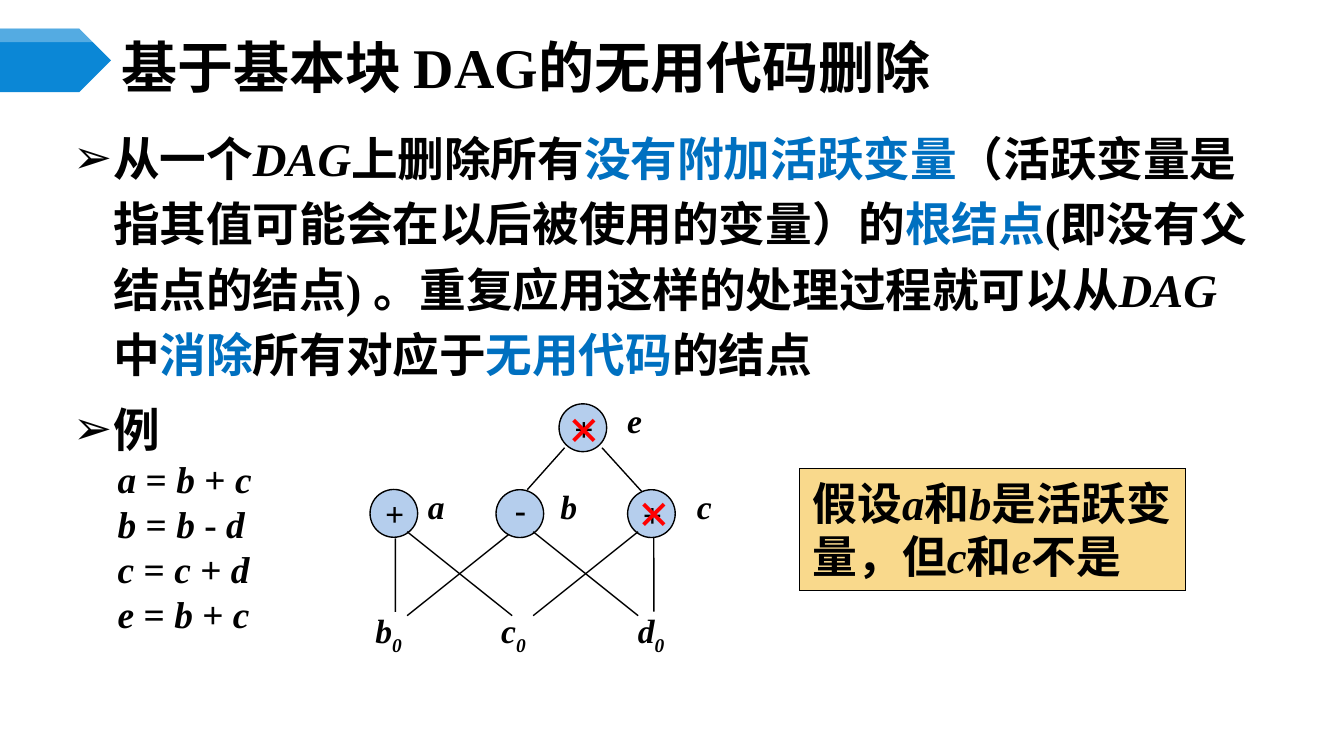
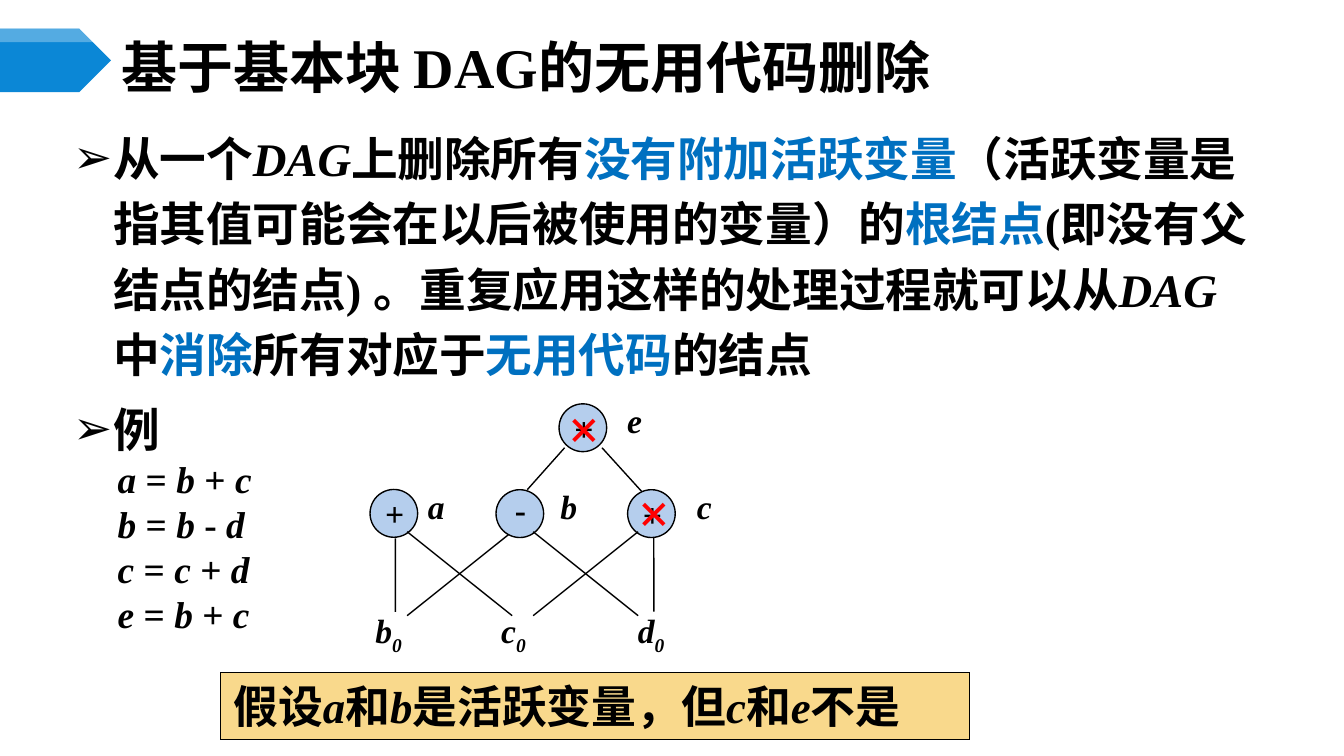
Before and after one commit to ponder-j/HIT-Compilers-Notes, a slide deck: slide 46 of ppts/第8章 代码优化.pptx. Drawn at 1344x756 pixels with LibreOffice and Linux fonts; fonts in the diff are those of the drawing. Boxes give left, top, right and bottom in pixels: in the first picture for what was removed or moved away, otherwise in the second. Text is boxed around its words. In the diff, an @@ line names an element or a change of style, - is before the commit and + after.

Commit message:
Auto update at 2026/05/23 00:08:19

```diff
--- a/ppts/第8章 代码优化.pptx
+++ b/ppts/第8章 代码优化.pptx
@@ rectangle "假设a和b是活跃变量，但c和e不是": place and size @@
-rectangle "假设a和b是活跃变量，但c和e不是" at (800,469,1187,591)
+rectangle "假设a和b是活跃变量，但c和e不是" at (220,672,970,739)
```
